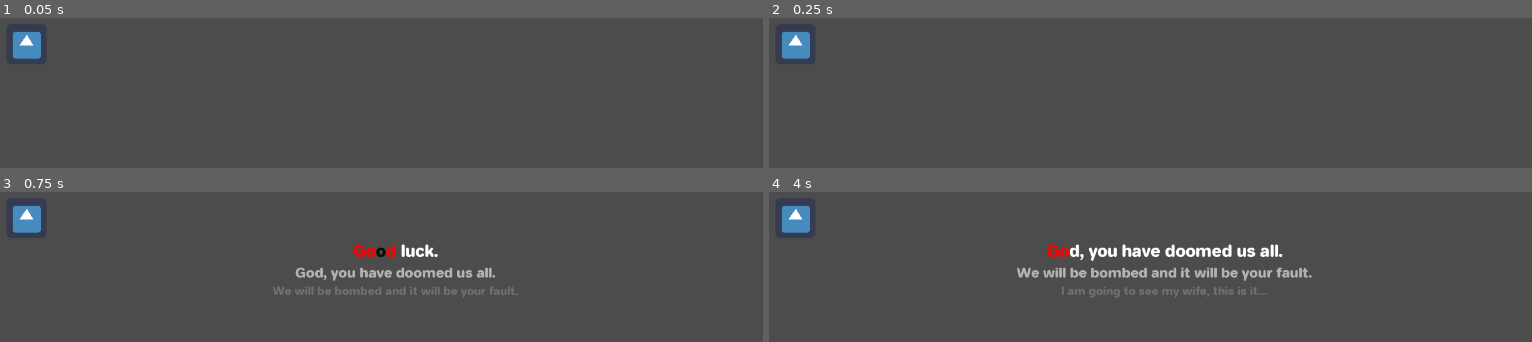
Above: before the commit, frames 1-4 (two rows, left to right).
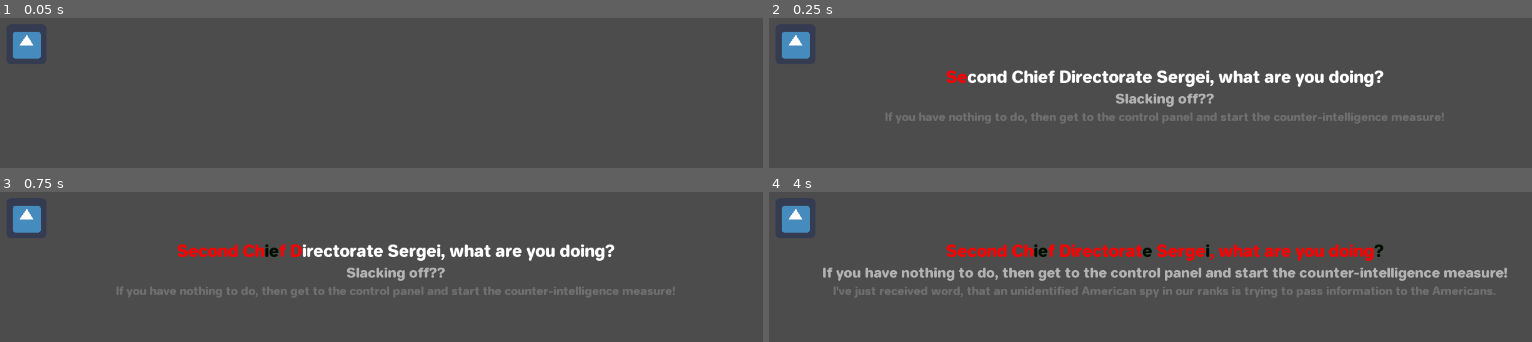
Above: after the commit, the same moments.

Repository: panorb/ludum-dare-49
Game: Godot game, scene res://Game/Game.tscn
Same seed, same stepped clock (60 frames per second), same inputs: the game is played once before the commit and once after it. The engine's default icon, where the game draws it, is replaced by a stand-in: a white triangle on a blue panel in a dark square.
Inputs (mouse positions are in pixels of both pictures, inside the frame that each line leads up to):
- Up to frame 1 (0.05 s): no input
- Up to frame 2 (0.25 s): no input
- Up to frame 3 (0.75 s): click (396, 217) at 0.5 s
- Up to frame 4 (4 s): click (1165, 217) at 1.25 s; click (1165, 217) at 2 s; tap Enter at 3.5 s

Frame 1 is identical in both runs. In frame 2, 4.8% of the frame differs, in the area x 15-89%, y 34-70%; in frame 3, 5.1%; in frame 4, 8.1%, in the area x 7-97%, y 34-70%.
Error before the commit: Attempt to call function 'load_character' in base 'null instance' on a null instance. (res://Game/game.gd:9)

Commit message:
Leak or hide information in evaluation

Diff:
--- a/godot/Evaluation/Evaluation.tscn
+++ b/godot/Evaluation/Evaluation.tscn
@@ -12,3 +12,12 @@
 }
 
 [node name="Playback" parent="." instance=ExtResource( 2 )]
+
+[node name="LeakedInformationLabel" type="RichTextLabel" parent="."]
+margin_left = 199.8
+margin_top = 389.481
+margin_right = 1042.8
+margin_bottom = 433.481
+__meta__ = {
+"_edit_use_anchors_": false
+}
--- a/godot/Evaluation/evaluation.gd
+++ b/godot/Evaluation/evaluation.gd
@@ -1,61 +1,38 @@
 extends Control
 
 onready var playback = get_node("Playback")
+onready var leaked_information_label = get_node("LeakedInformationLabel")
 
 var available_information : Dictionary = {}
 var hidden_information : Dictionary = {}
 var leaked_information : Dictionary = {}
 
 func _ready():
-	playback.connect("information_passed", "_on_information_passed")
+	playback.connect("information_passed", self, "_on_information_passed")
 
 func initialize(data):
 	# Add all information
 	for information_name in data["information"].keys():
-		data["information"][information_name]["timings_left"] = []
-		data["information"][information_name]["timings_passed"] = []
-		available_information[information_name] = data["information"][information_name]
+		var information = data["information"][information_name]
+		information["timings_left"] = []
+		information["timings_passed"] = []
+		available_information[information_name] = information
 
 	# Map the corresponding indices of timing
-	for index in data["timings_left"].size():
-		if "information" in data["timings_left"][index]:
-			var information_name = data["timings_left"][index]["information"]
+	for index in data["timings"].size():
+		if "information" in data["timings"][index]:
+			var information_name = data["timings"][index]["information"]
 			available_information[information_name]["timings_left"].append(index)
 
 	for information_name in available_information.keys():
-		if not "barrier" in available_information[information_name]:
-			continue
-		var total_length = 0
-		for index in available_information[information_name]:
-			total_length += data["timings_left"][index]["text"].length()
+		if "barrier" in available_information[information_name]:
+			available_information[information_name]["censor_points"] = 0
 
-		available_information[information_name]["total_length"] = total_length
-		available_information[information_name]["censor_length"] = 0.0
+func play_chapter(chapter_id : String) -> void:
+	playback.play_chapter(chapter_id)
 
-func get_leaked_information(data):
-	assert("timings" in data)
-	for timing in data["timings_left"]:
-		if not "information" in timing:
-			continue
-		var information = data["information"][timing["information"]]
-		var percentage_leaked = _get_percentage_of_leaked_information(timing)
-
-		if information["barrier"] <= percentage_leaked:
-			leaked_information.append(information)
-
-	_get_implicit_information()
-
-func _get_percentage_of_leaked_information(information_name):
-	var length_censored = 0.0
-	if "censored_intervals" in timing:
-		for censored_interval in timing["censored_intervals"]:
-			length_censored += censored_interval["end_position"] - censored_interval["start_position"]
-
-
-	var percentage = round(length_censored / timing["text"].length() * 100)
-	return percentage
-
-func _on_information_passed(information_name, index):
+func _on_information_passed(timing, index):
+	var information_name = timing["information"]
 	if not information_name in available_information.keys():
 		return
 
@@ -65,6 +42,8 @@
 	available_information[information_name]["timings_left"].erase(index)
 	available_information[information_name]["timings_passed"].append(index)
 
+	available_information[information_name]["censor_points"] += _get_censor_points(timing)
+
 	if available_information[information_name]["timings_left"].empty():
 		_information_completed(information_name)
 
@@ -72,17 +51,62 @@
 	if not information_name in available_information:
 		return
 
-	var information = available_information[information_name]
+	if _was_leaked(information_name):
+		_leak_information(information_name)
+	else:
+		_hide_information(information_name)
+
+	# Check for other leaked information
+	for information in available_information:
+		if _was_leaked(information):
+			_leak_information(information)
+
 
 func _was_leaked(information_name):
+	if information_name in leaked_information:
+		return true
+
 	if information_name in hidden_information:
 		return false
 
-	if information_name in leaked_information:
+	var information = available_information[information_name]
+
+	if "barrier" in information:
+		if not information["timings_left"].empty():
+			return false
+		if information["censor_points"] >= information["barrier"]:
+			return true
+		else:
+			return false
+
+	elif "requires" in information:
+		for requirement in information["requires"]:
+			if requirement in available_information or requirement in hidden_information:
+				return false
+
 		return true
 
-	if not information_name in available_information or not available_information[information_name]["timings_left"].empty():
-		return false
+func _get_censor_points(timing):
+	if not "censored_intervals" in timing:
+		return 0
+	var sum = 0
+	for interval in timing["censored_interval"]:
+		sum += interval["end_position"] - interval["start_position"]
 
-	if "barrier" in information_name:
-		_get_percentage_of_leaked_information(information_name)
+	var percentage = (sum / (timing["end"] - timing["start"])) * 100
+	var censor_points = percentage
+	if "multiplier" in timing:
+		censor_points = timing["multiplier"] * censor_points
+	return censor_points
+
+func _leak_information(information_name):
+	var information = available_information[information_name]
+	available_information.erase(information_name)
+	leaked_information[information_name] = information
+
+	leaked_information_label.bbcode_text = information["message"]
+
+func _hide_information(information_name):
+	var information = available_information[information_name]
+	available_information.erase(information_name)
+	hidden_information[information_name] = information
--- a/godot/Game/game.gd
+++ b/godot/Game/game.gd
@@ -1,15 +1,15 @@
 extends Control
 
-onready var control_panel = get_node("ControlPanel")
+onready var playback = get_node("Playback")
 onready var repeat_choice = get_node("RepeatChoice")
 
 var last_ended_chapter := ""
 
 func _ready():
-	control_panel.load_character("russian-officer")
-	control_panel.play_chapter("beginning")
+	playback.load_character("russian-officer")
+	playback.play_chapter("beginning")
 
-	control_panel.connect("chapter_ended", self, "_on_chapter_ended")
+	playback.connect("chapter_ended", self, "_on_chapter_ended")
 
 func _on_chapter_ended(chapter_id):
 	last_ended_chapter = chapter_id
@@ -18,14 +18,14 @@
 		repeat_choice.present()
 
 	if chapter_id == "repeat":
-		control_panel.play_chapter("instructions")
+		playback.play_chapter("instructions")
 
 
 func _on_RepeatChoice_proceed_selected():
 	if last_ended_chapter in ["beginning", "instructions"]:
-		control_panel.play_chapter("example")
+		playback.play_chapter("example")
 
 
 func _on_RepeatChoice_repeat_selected():
 	if last_ended_chapter in ["beginning", "instructions"]:
-		control_panel.play_chapter("repeat")
+		playback.play_chapter("repeat")
--- a/godot/Playback/playback.gd
+++ b/godot/Playback/playback.gd
@@ -18,7 +18,7 @@
 
 signal text_ended(timing)
 signal chapter_ended(chapter_id)
-signal information_passed(information_name, timings_index)
+signal information_passed(timing, timings_index)
 
 var chapter_ended_signal_sended = false
 
@@ -105,7 +105,7 @@
 
 	emit_signal("text_ended", subtitles["timing"][index])
 	if "information" in subtitles["timing"][index]:
-		emit_signal("information_passed", subtitles["timing"][index]["information"], index)
+		emit_signal("information_passed", subtitles["timing"][index], index)
 
 func _set_start_cursor(index: int) -> void:
 	var censor_interval = {
